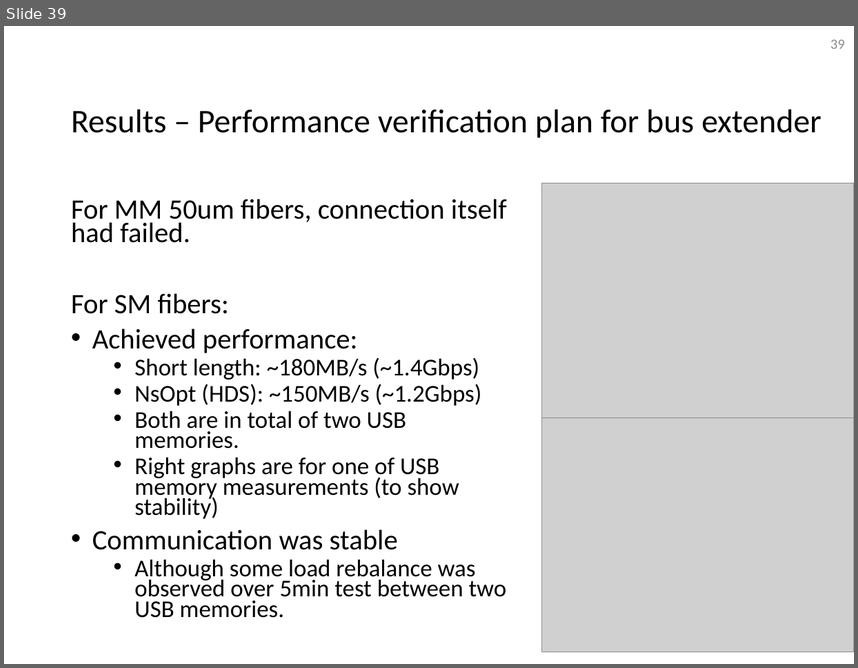
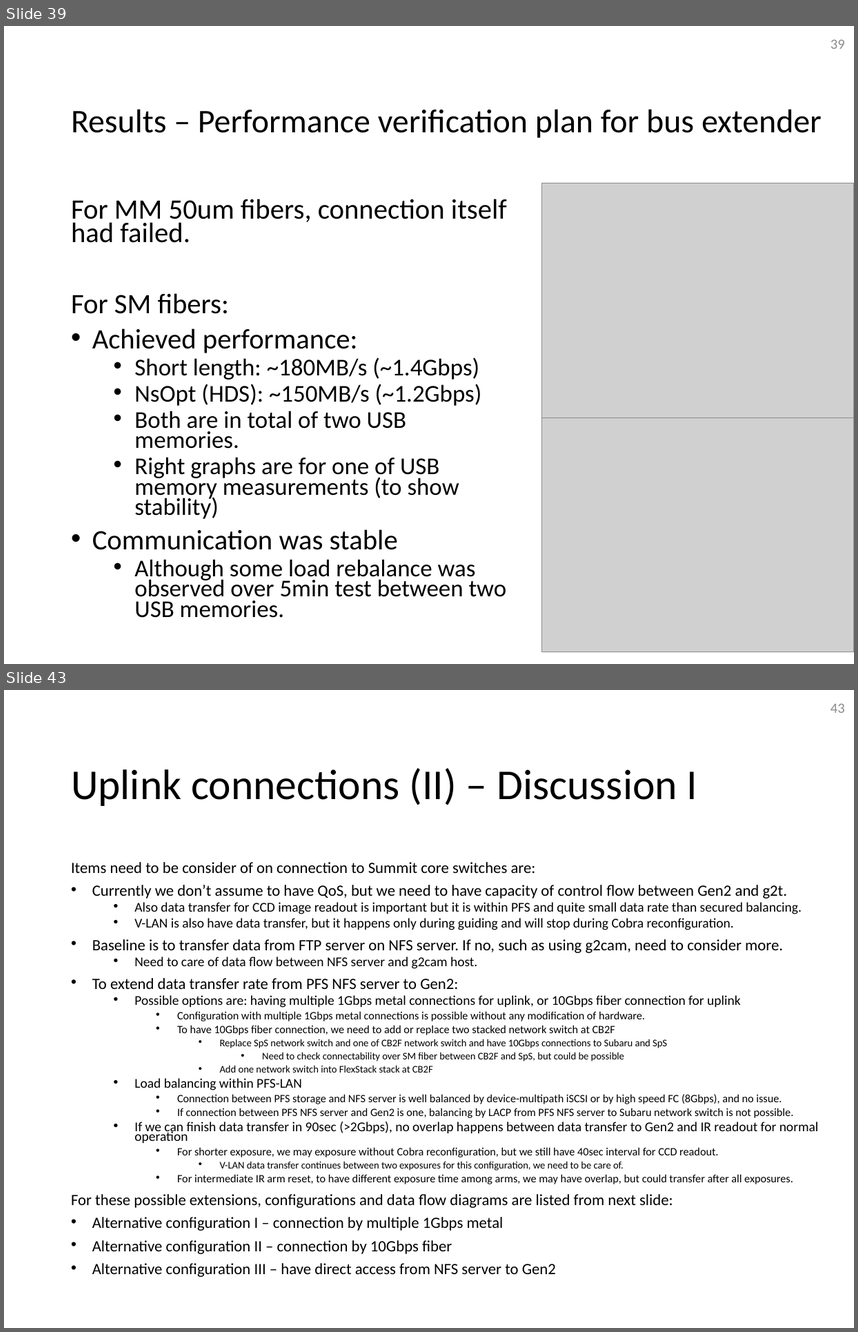
Before and after one commit to Subaru-PFS/ics_doc, a slide deck: SSN-00029.pptx. Shown one above the other, each under a label of ours: slide 39 before the commit, slides 39 and 43 after it; the slides between them are not shown. The pictures are 858x668 and 858x1332 pixels, drawn with LibreOffice and Linux fonts; fonts in the diff are those of the drawing; grey boxes stand for pictures. Boxes give left, top, right and bottom in pixels: in the first picture for what was removed or moved away, otherwise in the second. Text is boxed around its words. In the diff, an @@ line names an element or a change of style, - is before the commit and + after.

Commit message:
* filled discussion I, II, V

```diff
--- a/SSN-00029.pptx
+++ b/SSN-00029.pptx
@@ slide 43 added at [4, 690, 854, 1328], background #FFFFFF @@
@@ page number added at [831, 704, 845, 713], 12 pt, text #8C8C8C @@
+43
@@ title added at [71, 768, 697, 806], 36 pt, text #000000 @@
+Uplink connections (II) – Discussion I
@@ text added at [71, 862, 819, 1276], 9.5 pt, text #000000 @@
+Items need to be consider of on connection to Summit core switches are:
+• Currently we don’t assume to have QoS, but we need to have capacity of control flow between Gen2 and g2t.
+  • Also data transfer for CCD image readout is important but it is within PFS and quite small data rate than secured balancing.
+  • V-LAN is also have data transfer, but it happens only during guiding and will stop during Cobra reconfiguration.
+• Baseline is to transfer data from FTP server on NFS server. If no, such as using g2cam, need to consider more.
+  • Need to care of data flow between NFS server and g2cam host.
+• To extend data transfer rate from PFS NFS server to Gen2:
+  • Possible options are: having multiple 1Gbps metal connections for uplink, or 10Gbps fiber connection for uplink
+    • Configuration with multiple 1Gbps metal connections is possible without any modification of hardware.
+    • To have 10Gbps fiber connection, we need to add or replace two stacked network switch at CB2F
+      • Replace SpS network switch and one of CB2F network switch and have 10Gbps connections to Subaru and SpS
+        • Need to check connectability over SM fiber between CB2F and SpS, but could be possible
+      • Add one network switch into FlexStack stack at CB2F
+  • Load balancing within PFS-LAN
+    • Connection between PFS storage and NFS server is well balanced by device-multipath iSCSI or by high speed FC (8Gbps), and no issue.
+    • If connection between PFS NFS server and Gen2 is one, balancing by LACP from PFS NFS server to Subaru network switch is not possible.
+  • If we can finish data transfer in 90sec (>2Gbps), no overlap happens between data transfer to Gen2 and IR readout for normal operation
+    • For shorter exposure, we may exposure without Cobra reconfiguration, but we still have 40sec interval for CCD readout.
+      • V-LAN data transfer continues between two exposures for this configuration, we need to be care of.
+    • For intermediate IR arm reset, to have different exposure time among arms, we may have overlap, but could transfer after all exposures.
+For these possible extensions, configurations and data flow diagrams are listed from next slide:
+• Alternative configuration I – connection by multiple 1Gbps metal
+• Alternative configuration II – connection by 10Gbps fiber
+• Alternative configuration III – have direct access from NFS server to Gen2
```
Also in this commit, not shown: 12 slides changed, 7 other slides added.
